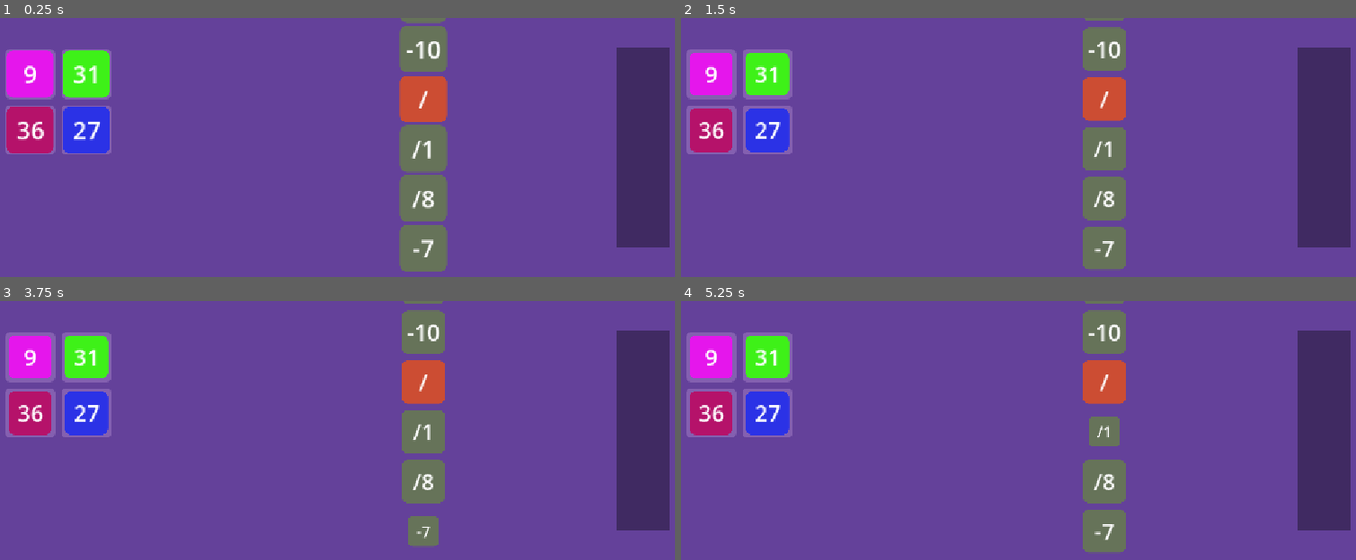
Above: before the commit, frames 1-4 (two rows, left to right).
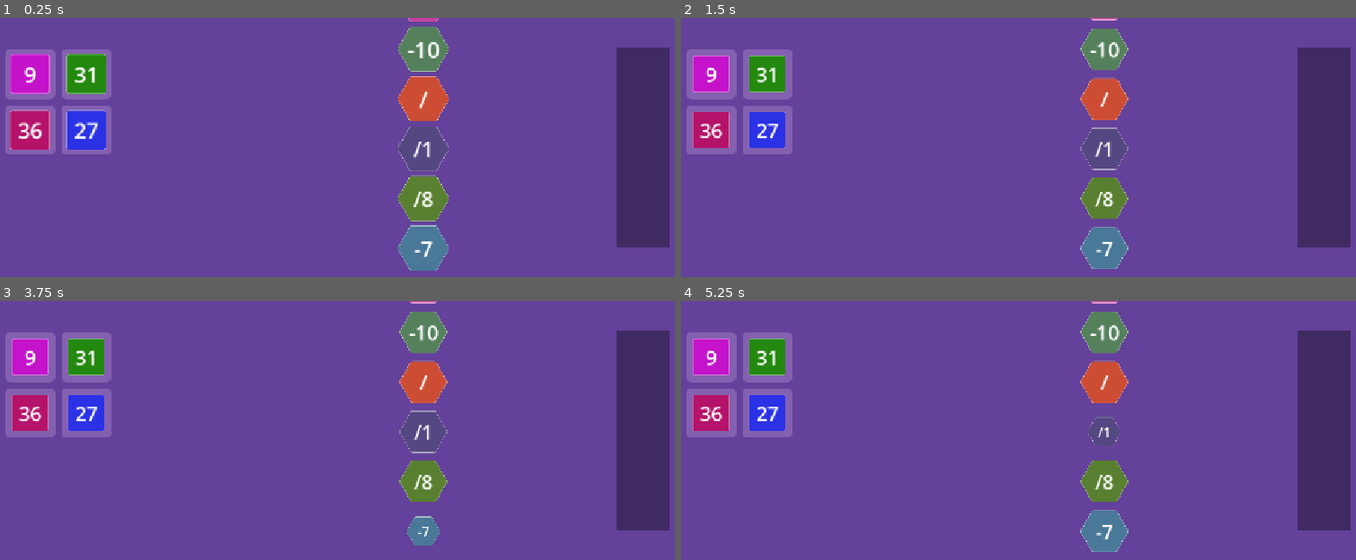
Above: after the commit, the same moments.

Repository: folktalesgaming/merge-down
Game: Godot game, scene res://scenes/GamePlay.tscn
The game is run twice, just before and just after one commit, with the same random seed, the same clock (stepped at 60 frames per second) and the same inputs. The project has no main scene, so this scene is started directly.
Inputs (mouse positions are in pixels of both pictures, inside the frame that each line leads up to):
- Up to frame 1 (0.25 s): no input
- Up to frame 2 (1.5 s): move the mouse to (708, 74) at 0.52 s; press the mouse at (708, 74) at 0.53 s; tap Enter at 1.25 s; move the mouse to (768, 74) at 1.27 s; release the mouse at (768, 74) at 1.28 s; click (768, 74) at 1.35 s
- Up to frame 3 (3.75 s): tap Space at 2, 3.5 s; move the mouse to (27, 412) at 2.02 s; press the mouse at (27, 412) at 2.03 s; tap Enter at 2.75 s; move the mouse to (87, 412) at 2.77 s; release the mouse at (87, 412) at 2.78 s; click (87, 412) at 2.85 s; move the mouse to (425, 531) at 3.52 s; press the mouse at (425, 531) at 3.53 s
- Up to frame 4 (5.25 s): tap Enter at 4.25 s; move the mouse to (1106, 482) at 4.27 s; release the mouse at (1106, 482) at 4.28 s; click (1106, 482) at 4.35 s; tap Space at 5 s; move the mouse to (1106, 430) at 5.02 s; press the mouse at (1106, 430) at 5.03 s

The runs differ from the first frame. In frame 1, 8.2% of the frame differs, in the area x 0-67%, y 0-98%; in frame 2, 6.8%; in frame 3, 6.3%; in frame 4, 6.2%.

Commit message:
shader: hexgon shape for operator tiles

Diff:
--- a/autoloads/utility.gd
+++ b/autoloads/utility.gd
@@ -1,5 +1,7 @@
 extends Node2D
 
+# get random integer from 0 to size of the weights array
+# with weight determining the probability of each integer
 func get_weighted_random_type(weights: Array[int]) -> int:
 	var total_weight = weights.reduce(func(acc, num): return acc + num, 0)
 	var roll = randi_range(1, total_weight)
@@ -11,3 +13,31 @@
 			return i
 
 	return 0
+
+# check the contrast of the color with white text
+func ensure_contrast_with_white(color: Color, min_contrast: float = 4.5) -> Color:
+	var c := color
+	var attempts := 0
+	while contrast_ratio(c, Color.WHITE) < min_contrast and attempts < 20:
+		c = c.darkened(0.05)
+		attempts += 1
+	return c
+
+# get the contrast ratio between the color and white
+func contrast_ratio(c1: Color, c2: Color) -> float:
+	var l1 := relative_luminance(c1) + 0.05
+	var l2 := relative_luminance(c2) + 0.05
+	return max(l1, l2) / min(l1, l2)
+
+# get relative luminance of the given color
+func relative_luminance(c: Color) -> float:
+	var r := linearize(c.r)
+	var g := linearize(c.g)
+	var b := linearize(c.b)
+	return 0.2126 * r + 0.7152 * g + 0.0722 * b
+
+# linearize the channel of color
+func linearize(channel: float) -> float:
+	if channel <= 0.03928:
+		return channel / 12.92
+	return pow((channel + 0.055) / 1.055, 2.4)
--- a/prefabs/Tile.tscn
+++ b/prefabs/Tile.tscn
@@ -5,8 +5,12 @@
 
 [sub_resource type="ShaderMaterial" id="ShaderMaterial_565gr"]
 shader = ExtResource("2_4u2g1")
-shader_parameter/radius = 0.15
+shader_parameter/shape_type = 0
+shader_parameter/border_color = Color(1, 1, 1, 1)
+shader_parameter/border_thickness = 0.01
 shader_parameter/tile_color = Color(0, 0, 0, 1)
+shader_parameter/shape_size = 0.42
+shader_parameter/corner_radius = 0.05
 
 [sub_resource type="CanvasTexture" id="CanvasTexture_q4lci"]
 
@@ -75,7 +79,7 @@
 unique_name_in_owner = true
 self_modulate = Color(0, 0, 0, 1)
 material = SubResource("ShaderMaterial_565gr")
-scale = Vector2(70, 70)
+scale = Vector2(80, 80)
 texture = SubResource("CanvasTexture_q4lci")
 
 [node name="NumVal" type="Label" parent="." unique_id=1848572405]
@@ -91,7 +95,7 @@
 grow_horizontal = 2
 grow_vertical = 2
 size_flags_horizontal = 4
-theme_override_font_sizes/font_size = 36
+theme_override_font_sizes/font_size = 32
 text = "1"
 
 [node name="DragArea" type="Area2D" parent="." unique_id=2003048907]
--- a/resources/tile.gdshader
+++ b/resources/tile.gdshader
@@ -1,31 +1,41 @@
 shader_type canvas_item;
 
-uniform float radius : hint_range(0.0, 0.5) = 0.15;
+uniform int shape_type : hint_range(0, 1) = 0;
+uniform vec4 border_color : source_color = vec4(1.0);
+uniform float border_thickness : hint_range(0.0, 0.1) = 0.02;
 uniform vec4 tile_color : source_color = vec4(1.0);
+uniform float shape_size : hint_range(0.1, 0.5) = 0.42;
+uniform float corner_radius : hint_range(0.0, 0.2) = 0.05;
+
+float sd_hexagon(vec2 p, float r) {
+	const vec3 k = vec3(-0.866025404, 0.5, 0.577350269);
+	p = abs(p);
+	p -= 2.0 * min(dot(k.xy, p), 0.0) * k.xy;
+	p -= vec2(clamp(p.x, -k.z * r, k.z * r), r);
+	return length(p) * sign(p.y);
+}
 
 float sd_rounded_box(vec2 p, vec2 b, float r) {
-    vec2 d = abs(p) - b + vec2(r);
-    return min(max(d.x, d.y), 0.0) + length(max(d, vec2(0.0))) - r;
-}
-
-void vertex() {
-	// Called for every vertex the material is visible on.
+	vec2 d = abs(p) - b + vec2(r);
+	return min(max(d.x, d.y), 0.0) + length(max(d, vec2(0.0))) - r;
 }
 
 void fragment() {
+	vec2 st = UV - vec2(0.5);
+	float dist = 0.0;
+
+	if (shape_type == 0) {
+		dist = sd_hexagon(st, shape_size - corner_radius) - corner_radius;
+	} else {
+		vec2 box_half_size = vec2(shape_size) - vec2(corner_radius);
+		dist = sd_rounded_box(st, box_half_size, corner_radius);
+	}
+
+	float fill_alpha = 1.0 - smoothstep(-0.005, 0.005, dist);
+	float inner_alpha = 1.0 - smoothstep(-0.005, 0.005, dist + border_thickness);
+
 	vec4 tex_color = texture(TEXTURE, UV) * tile_color;
+	vec4 final_color = mix(border_color, tex_color, inner_alpha);
 
-    vec2 p = UV - vec2(0.5);
-    vec2 size = vec2(0.5);
-
-    float dist = sd_rounded_box(p, size, radius);
-
-    float alpha_mask = 1.0 - smoothstep(-0.01, 0.0, dist);
-
-    COLOR = vec4(tex_color.rgb, tex_color.a * alpha_mask);
+	COLOR = vec4(final_color.rgb, final_color.a * fill_alpha * COLOR.a);
 }
-
-//void light() {
-//	// Called for every pixel for every light affecting the CanvasItem.
-//	// Uncomment to replace the default light processing function with this one.
-//}
--- a/scripts/tile.gd
+++ b/scripts/tile.gd
@@ -82,18 +82,31 @@
 	num_val.text = to_add_val
 
 	if _type == GlobalConst.OperatorType.NUM:
+		set_sprite_type(1)
 		var rng := RandomNumberGenerator.new()
 		rng.seed = val
-		set_sprite_color(Color(rng.randf(), rng.randf(), rng.randf(), 1))
+
+		var base_color := Color(rng.randf(), rng.randf(), rng.randf(), 1)
+		base_color = Utility.ensure_contrast_with_white(base_color)
+
+		set_sprite_color(base_color)
+		set_sprite_border_color(base_color.lightened(0.5))
 
 		is_draggable = false
 	else:
 		if _type == GlobalConst.OperatorType.SINGLE:
 			drop_zone_type = GlobalConst.DropZone.ON_TOP
-			set_sprite_color(Color(0.4, 0.45, 0.35, 1))
+			var rng := RandomNumberGenerator.new()
+			rng.seed = val
+
+			var base_color := Color(rng.randf(), rng.randf(), rng.randf(), 1)
+			base_color = Utility.ensure_contrast_with_white(base_color)
+			set_sprite_color(base_color)
+			set_sprite_border_color(base_color.lightened(0.5))
 		elif _type == GlobalConst.OperatorType.MULTI:
 			drop_zone_type = GlobalConst.DropZone.IN_BETWEEN
 			set_sprite_color(Color(0.8, 0.3, 0.2, 1))
+			set_sprite_border_color(Color(0.8, 0.3, 0.2, 1).lightened(0.5))
 
 # initializing the values
 func Initialize_Value(
@@ -114,9 +127,17 @@
 	board_row = r
 	board_col = c
 
-func set_sprite_color(new_color: Color) -> void:
+func set_sprite_color(new_color: Color):
 	if bg.material is ShaderMaterial:
 		bg.material.set_shader_parameter("tile_color", new_color)
+
+func set_sprite_border_color(new_color: Color):
+	if bg.material is ShaderMaterial:
+		bg.material.set_shader_parameter("border_color", new_color)
+
+func set_sprite_type(t: int):
+	if bg.material is ShaderMaterial:
+		bg.material.set_shader_parameter("shape_type", t)
 
 func set_state(new_state: STATE):
 	_state = new_state
